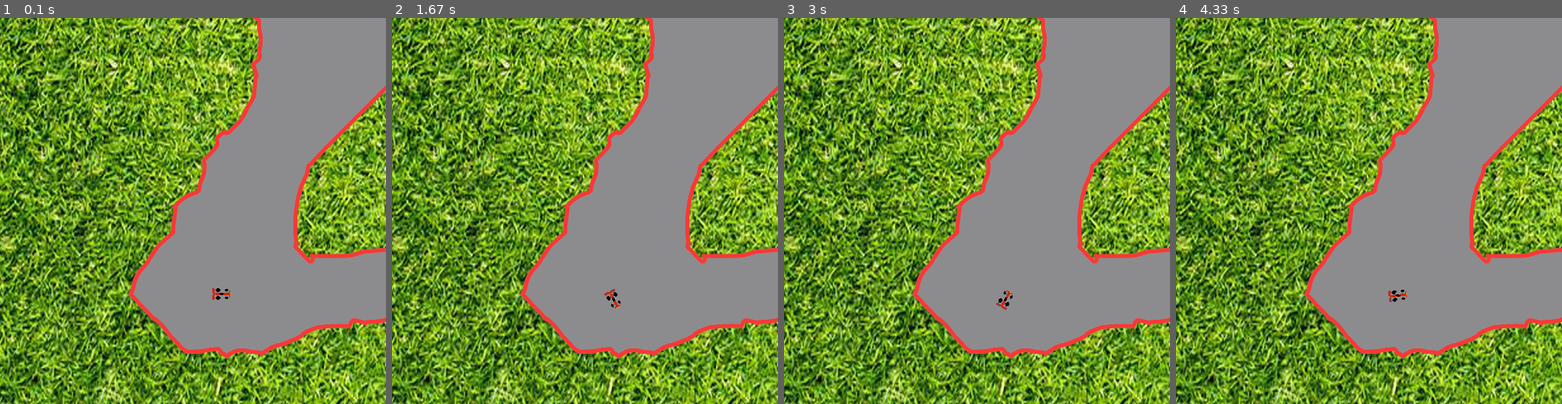
Above: before the commit, frames 1-4 (left to right).
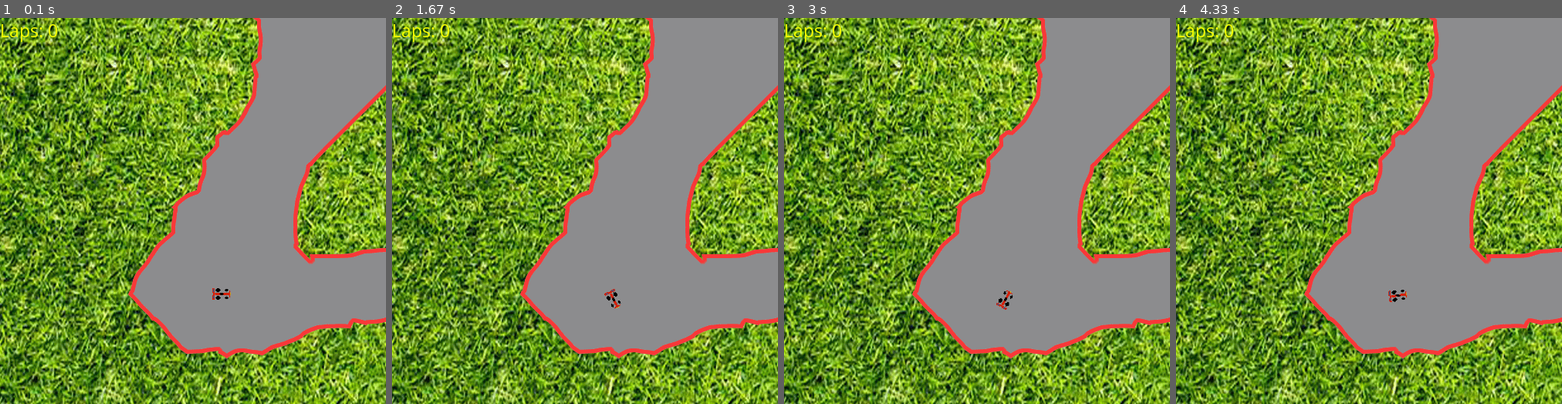
Above: after the commit, the same moments.

Repository: gpizzigh/EP-3-RandomRace
Game: pygame game, started from Main.py
Two runs of this game, one before a commit and one after it. Both use one fixed random seed, a clock stepped at 60 frames per second and the inputs below.
Inputs:
- Up to frame 1 (0.1 s): no input
- Up to frame 2 (1.67 s): hold Right 0.33-0.8 s; hold Left 0.83-1.13 s; hold Right 1.17-1.63 s
- Up to frame 3 (3 s): hold Left 1.67-2.2 s; hold Left 2.23-2.53 s; hold Left 2.57-2.97 s
- Up to frame 4 (4.33 s): hold Left 3-3.37 s; hold Right 3.4-4.03 s; hold Right from 4.07 s (still down)

The runs differ from the first frame. In frame 1, 0.2% of the frame differs, in the area x 0-15%, y 1-7%; in frame 2, 0.2%; in frame 3, 0.2%; in frame 4, 0.2%.

Commit message:
Conta voltas funcionando

Diff:
--- a/Main.py
+++ b/Main.py
@@ -20,6 +20,7 @@
 
 #background = pyg.image.load(os.path.join(img_folder,"FundoDemo.png")).convert()
 pista = pyg.image.load(os.path.join(img_folder,"track final.png"))
+faixa = pyg.image.load(os.path.join(img_folder,"faixa.png"))
 carro = pyg.image.load(os.path.join(img_folder,"carro vermelho Demo.png"))#.convert_alpha()
 #carro_mask = pyg.mask.from_surface((os.path.join(img_folder,"carro vermelho mask.png")))
 #carro_mask = carro_mask(15,24)
@@ -36,6 +37,18 @@
 direction = 0
 forward = 0
 WHITE = (255, 255, 255, 255)
+YEllOW = (246,255,0,255)
+LAPS=0
+smallfont = pyg.font.SysFont("comicsansms",25)
+def score(score):
+
+	text = smallfont.render("Laps: "+str(score),True, YEllOW)
+	#if faixa.get_at((int(xpos - pistax), int(ypos - pistay))) == YEllOW:
+		#score += 1
+
+	screen.blit(text, [0,0])
+
+
 #lista de sprites:
 #all_sprites_carros = pyg.sprite.Group()#sprites de carros
 #all_sprites_extra = pyg.sprite.Group()#sprites da pista e BG
@@ -51,10 +64,12 @@
     screen.fill(0)
     # Verifica se o carro bateu na pista.
     print(bg_mask.get_at((int(xpos - pistax), int(ypos - pistay))))
+    print(faixa.get_at((int(xpos - pistax), int(ypos - pistay))))
     if bg_mask.get_at((int(xpos - pistax), int(ypos - pistay))) == WHITE:
         pyg.quit()
         exit(0)
-
+    if faixa.get_at((int(xpos - pistax), int(ypos - pistay))) == YEllOW:
+    	LAPS += 1
     # lista_de_colisao = pyg.sprite.spritecollide(all_sprites_carros,all_sprites_extra,False)
     # for carro in lista_de_colisao:
     #     print("carro bateu")
@@ -73,10 +88,15 @@
     pistax+=movex
     pistay-=movey
 
+
     carro_rot = pyg.transform.rotate(carro,direction)
     #screen.blit(background,(0,0))
+
     screen.blit(pista, (pistax,pistay))
+    screen.blit(faixa,(pistax,pistay))
     screen.blit(carro_rot, (xpos,ypos))
+
+    score(LAPS)
     #screen.blit(carro_mask, (xpos,ypos))
     pyg.display.flip()
     time.sleep(0.02)
